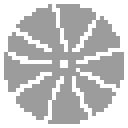
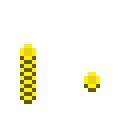
The second (128, 128) image is a revision of the first. Changes to its layers:
added layer "gol" above "money" over [20, 44, 100, 104]
hid "Layer 1" over [4, 4, 124, 124]
